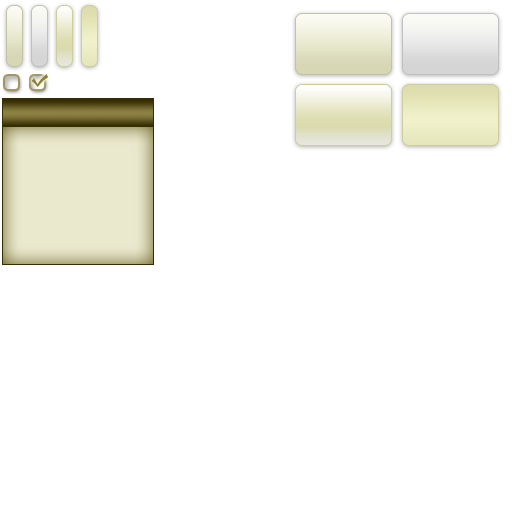
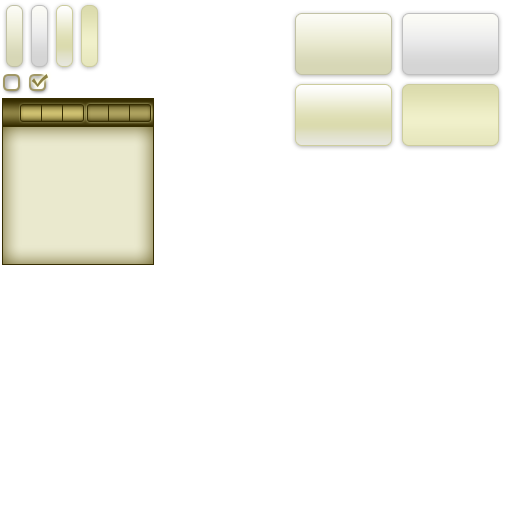
The second w=512, h=512 image is a revision of the first. Changes to its layers:
added group "最小化最大化关闭" with 6 layers above "窗口" over [19, 102, 153, 124]
added layer "普通 副本" in group "最小化最大化关闭" over [85, 102, 153, 124]
added layer "按下 副本" in group "最小化最大化关闭" over [85, 102, 152, 124]
added layer "高亮 副本" in group "最小化最大化关闭" over [19, 102, 85, 124]
